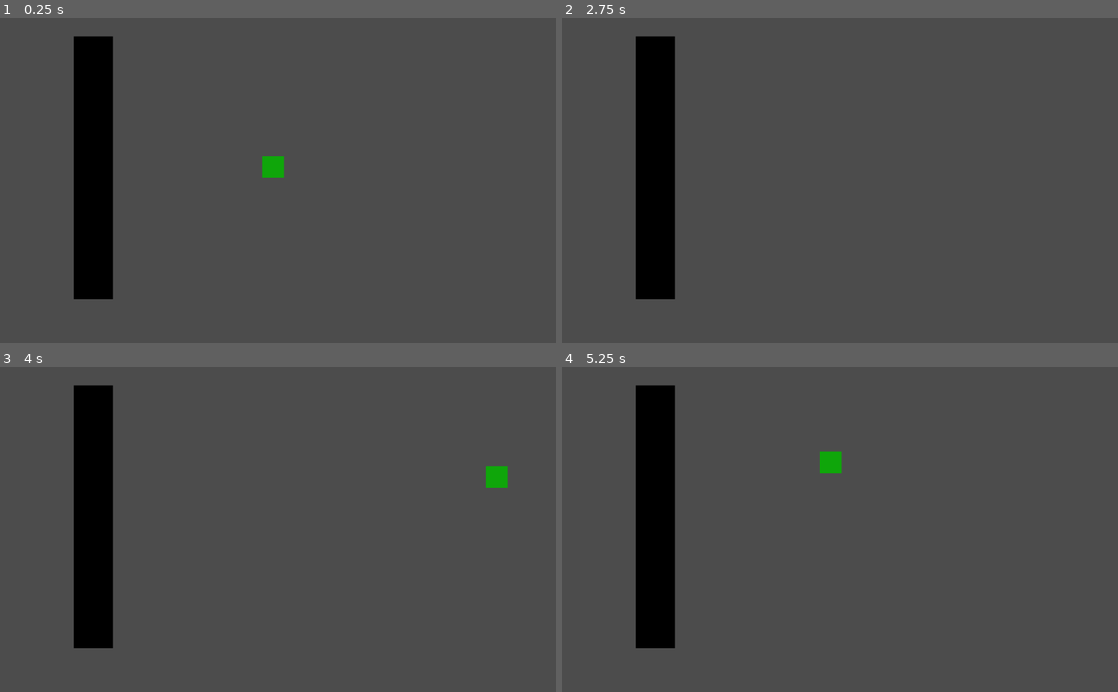
Above: before the commit, frames 1-4 (two rows, left to right).
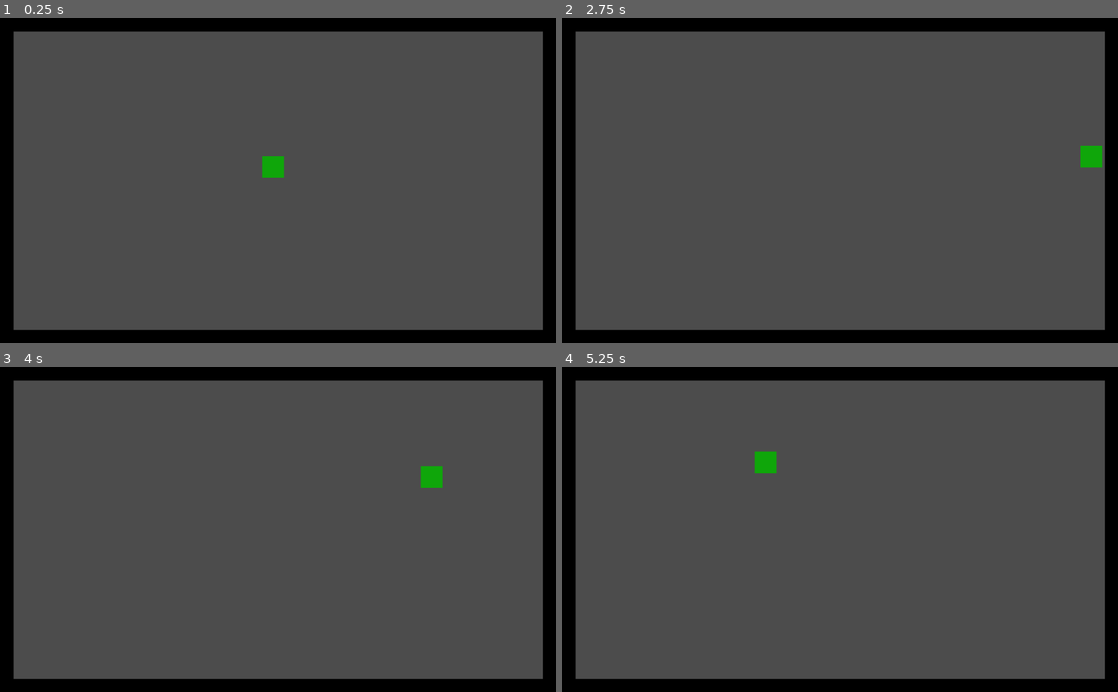
Above: after the commit, the same moments.

Repository: CSCE-482-Thomas-2023Spring/Freakin_Fram_II
Game: Godot game, scene res://Main/main.tscn
Same seed, same stepped clock (60 frames per second), same inputs: the game is played once before the commit and once after it. This scene is started directly instead of the project's main scene.
Inputs (mouse positions are in pixels of both pictures, inside the frame that each line leads up to):
- Up to frame 1 (0.25 s): no input
- Up to frame 2 (2.75 s): tap Enter (Enter) at 0.5, 2.1 s; move the mouse to (962, 164) at 0.52 s; hold D (move_right) 0.53-1.28 s; tap Up (Arrow Keys) at 0.6 s; click (962, 164) at 0.67 s; move the mouse to (728, 196) at 1.27 s; hold Backspace (Backspace) 1.28-2.03 s; tap Delete (Delete) at 1.35 s; tap Space at 2 s; move the mouse to (895, 109) at 2.02 s; hold D (move_right) from 2.03 s (still down)
- Up to frame 3 (4 s): move the mouse to (250, 594) at 2.77 s; release D (move_right) at 2.78 s; hold W (move_up) 2.78-3.53 s; tap Up (Arrow Keys) at 2.85 s; click (250, 594) at 2.92 s; tap Enter (Enter) at 3.5 s; move the mouse to (444, 578) at 3.52 s; hold A (move_left) from 3.53 s (still down); tap Delete (Delete) at 3.6 s
- Up to frame 4 (5.25 s): move the mouse to (673, 480) at 4.27 s; tap Enter (Enter) at 4.35 s; move the mouse to (867, 529) at 5.02 s; release A (move_left) at 5.03 s; hold Backspace (Backspace) from 5.03 s (still down); tap Up (Arrow Keys) at 5.1 s; click (867, 529) at 5.17 s

The runs differ from the first frame. In frame 1, 19% of the frame differs, in the area x 0-100%, y 0-100%; in frame 2, 19%; in frame 3, 19%; in frame 4, 19%.

Commit message:
basic room

Diff:
--- a/Fram Game/Main/main.tscn
+++ b/Fram Game/Main/main.tscn
@@ -8,12 +8,32 @@
 [node name="Player" parent="." instance=ExtResource( 1 )]
 position = Vector2( 503, 275 )
 
-[node name="Wall" parent="." instance=ExtResource( 2 )]
-position = Vector2( 136, 519 )
+[node name="Wall_W" parent="." instance=ExtResource( 2 )]
+position = Vector2( 0, 600 )
 rotation = -1.57079
 
-[node name="ColorRect" parent="Wall" index="0"]
-margin_right = 485.0
-margin_bottom = 72.0
+[node name="ColorRect" parent="Wall_W" index="0"]
+margin_right = 600.0
 
-[editable path="Wall"]
+[node name="Wall_E" parent="." instance=ExtResource( 2 )]
+position = Vector2( 1000, 600 )
+rotation = -1.57079
+
+[node name="ColorRect" parent="Wall_E" index="0"]
+margin_right = 600.0
+
+[node name="Wall_N" parent="." instance=ExtResource( 2 )]
+
+[node name="ColorRect" parent="Wall_N" index="0"]
+margin_right = 1024.0
+
+[node name="Wall_S" parent="." instance=ExtResource( 2 )]
+position = Vector2( 0, 576 )
+
+[node name="ColorRect" parent="Wall_S" index="0"]
+margin_right = 1024.0
+
+[editable path="Wall_W"]
+[editable path="Wall_E"]
+[editable path="Wall_N"]
+[editable path="Wall_S"]
--- a/Fram Game/Objects/Wall.tscn
+++ b/Fram Game/Objects/Wall.tscn
@@ -14,4 +14,3 @@
 color = Color( 0, 0, 0, 1 )
 
 [node name="CollisionShape2D" type="CollisionShape2D" parent="."]
-position = Vector2( 17, 299 )
